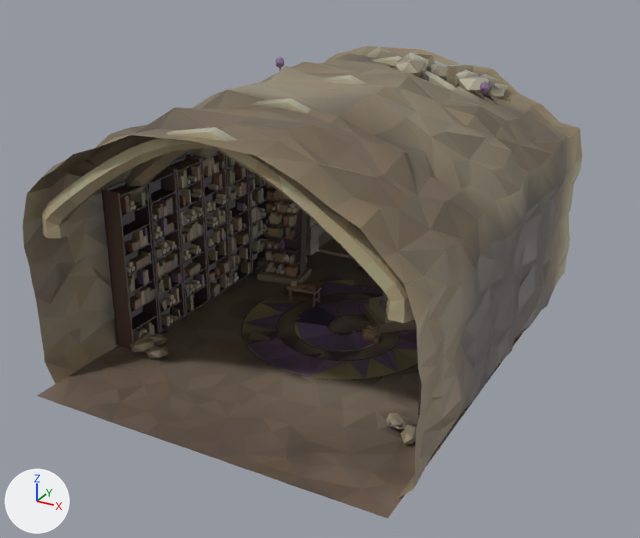
An edit to the glTF model assets/archive/hall_proxy.glb, drawn before and after from the same camera.
The view is the same before and after, from a 50 mm camera at (21.2, -39.7, 23.6) aimed at (-2.5, 3.4, 2.0). Arrows for +X, +Y and +Z are at lower left; the lights stay in place. The picture after the commit comes second. Vertices at exactly the same position are counted once.

In view in the first picture: 'HallProxy'.
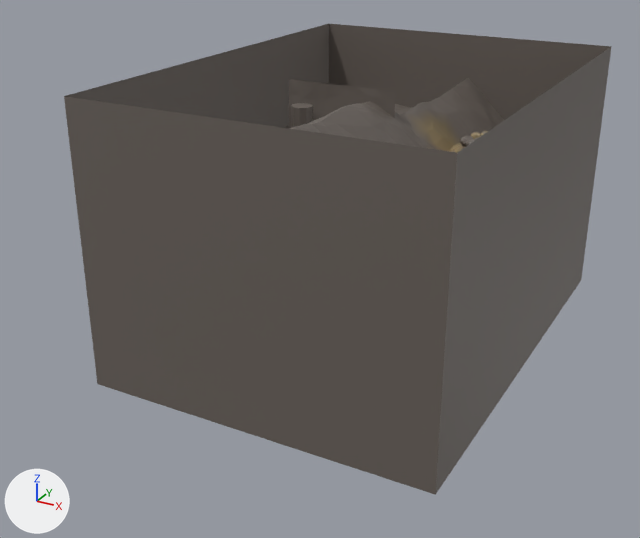
Location of each change, (x1, y1, x2, y2) in pixels of the pictures (640 x 538 px):
'HallProxy', reshaped
    before: (23, 46, 582, 518)
    after: (64, 24, 612, 495)
part 1 of me_shell_002, rebuilt
    before: (23, 46, 582, 498)
    after: (64, 24, 612, 495)
part 2 of me_shell_002, deleted
    before: (102, 47, 508, 444)
part 3 of me_shell_002, reshaped
    before: (37, 54, 523, 518)
    after: (285, 78, 504, 153)

The change, as a list of edits to the scene's bpy script:
```text
Change me_shell_002:
    used by ob_hallproxy; location = (0.0, 0.0, 0.0)
    remove me_shell_002.from_pydata(...)  # 13059 vertices, 18430 faces; spans x -10.5..10.5, y -13.2..27.7, z -0.3..14.5
    add me_shell_002.from_pydata(...)  # 8215 vertices, 14505 faces; spans x -8.5..10.5, y -10.0..15.5, z -0.7..14.5
    me_shell_002 part 1: the loose piece of 579 vertices spanning x -10.5..10.5, y -11.9..11.9, z 0.0..14.5 is rebuilt with 12 vertices and now spans x -8.5..10.5, y -10.0..15.5, z -0.7..14.5
    me_shell_002 part 2: 1028 loose pieces with 9929 vertices, spanning x -9.5..9.5, y -8.4..27.5, z -0.3..14.5, are deleted
    me_shell_002 part 3: 13 vertices moved within x -4.4..5.9, y -5.6..6.2, z 0.0; 2500 vertices removed from x -9.9..9.7, y -13.2..27.7, z 0.0..14.4; 8120 vertices added at x -8.5..10.5, y -10.0..15.5, z -0.2..13.1
    other edits to the shape of me_shell_002 do not show in these pictures
```
